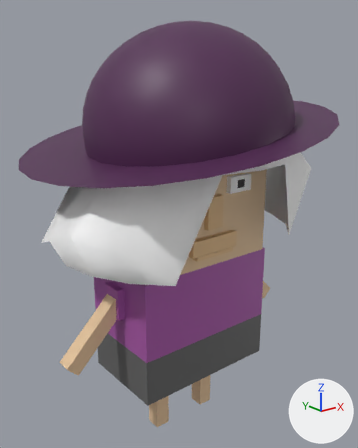
The FBX model Bird Gang/Assets/MayaAnimations/OldWomanAnimation.fbx, before and after one commit.
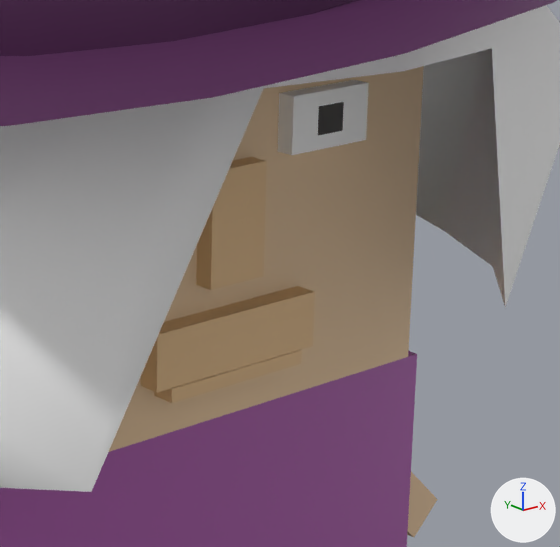
Old and new are each drawn whole from a 50 mm lens placed at (-1.96, -2.44, 1.58), pointed at (0.07, 0.11, 0.56) and again close up on the part from 42% to 85% of the width and 34% to 67% of the height. The lights are fixed; the arrows at lower right show +X, +Y and +Z. Where no turn or scale is listed for an object, it has been applied to the vertices.

The older version as bpy lines, for what is in view:
```python
me_mesh = bpy.data.meshes.new('Mesh')
me_mesh.from_pydata(...)  # 61 vertices, 48 faces; spans x -0.98..0.98, y -1.0..1.0, z -0.17..0.17
me_mesh.materials.append(mat_surfaceshader25)  # dark purple #532953
me_mesh_002 = bpy.data.meshes.new('Mesh.002')
me_mesh_002.from_pydata(...)  # 6616 vertices, 6614 faces; spans x -0.531..0.525, y -0.344..0.3, z -0.4..0.4
me_mesh_002.materials.append(mat_surfaceshader4)  # beige #e5c59d
me_mesh_002.materials.append(mat_surfaceshader9)  # black #000000
me_mesh_002.materials.append(mat_surfaceshader12)  # beige #e5be8b
me_mesh_002.materials.append(mat_surfaceshader10)  # white #ffffff
me_mesh_002.materials.append(mat_surfaceshader15)  # beige #e5be8b
me_mesh_002.materials.append(mat_surfaceshader27)  # white #ffffff
me_mesh_002.materials.append(mat_surfaceshader14)  # black #000000
me_mesh_002.materials.append(mat_surfaceshader17)  # beige #e5be8b
me_mesh_002.materials.append(mat_surfaceshader13)  # beige #e5be8b
me_mesh_002.materials.append(mat_surfaceshader28)  # white #ffffff
me_mesh_002.materials.append(mat_surfaceshader29)  # light grey #c5c5c5
me_mesh_002.materials.append(mat_surfaceshader11)  # white #ffffff
me_mesh_007 = bpy.data.meshes.new('Mesh.007')
me_mesh_007.from_pydata(...)  # 41 vertices, 40 faces; spans x -0.91..1.08, y -0.78..0.56, z -0.75..0.56
me_mesh_007.materials.append(mat_surfaceshader26)  # white #ffffff
ob_cap1 = bpy.data.objects.new('cap1', me_mesh)
ob_cap1.location = (0.032, 0.089, 1.186)
ob_face = bpy.data.objects.new('Face', me_mesh_002)
ob_face.location = (0.0, 0.0, 0.8)
ob_hair = bpy.data.objects.new('Hair', me_mesh_007)
ob_hair.location = (-0.002, 0.103, 1.224)
# also in view: 'Body' at (0.0, 0.0, 0.0); 'Hand1' at (0.67, 0.0, 0.04); 'cap2' at (0.04, -0.02, 1.44)
```
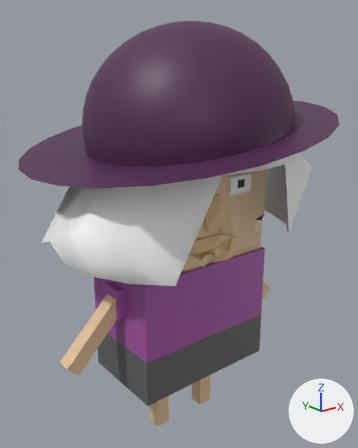
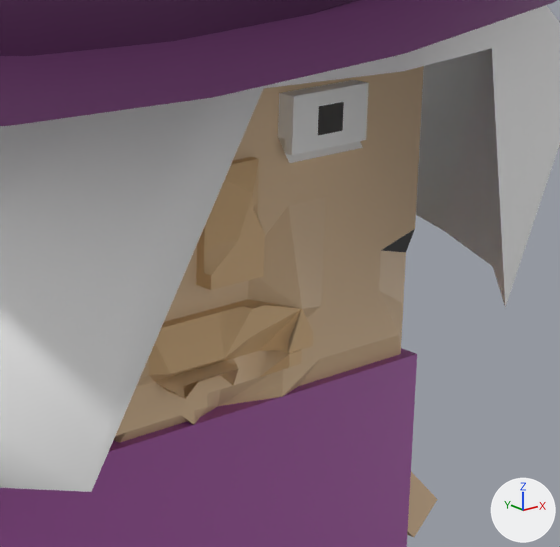
Edits to the scene script, one JSON object a line:
```json
{"block": "me_mesh_002", "where": "# used by ob_face; location = (0.0, 0.0, 0.8)"}
{"op": "remove", "block": "me_mesh_002", "code": "me_mesh_002.from_pydata(...)  # 6616 vertices, 6614 faces; spans x -0.531..0.525, y -0.344..0.3, z -0.4..0.4"}
{"op": "add", "block": "me_mesh_002", "code": "me_mesh_002.from_pydata(...)  # 2715 vertices, 2954 faces; spans x -0.531..0.513, y -0.344..0.3, z -0.4..0.4"}
{"block": "me_mesh_002", "change": "me_mesh_002 part 1: 3822 vertices removed from x -0.531..0.525, y -0.344..0.3, z -0.4..0.4"}
```

Location of each change, [x1, y1, x2, y2] in pixels of the close-ups (560 x 547 px):
```json
{"object": "Face", "change": "reshaped", "before": [109, 66, 424, 452], "after": [114, 66, 424, 443]}
{"part": 1, "of": "me_mesh_002", "change": "deleted", "before": [109, 109, 421, 452], "on screen": "brown"}
```
